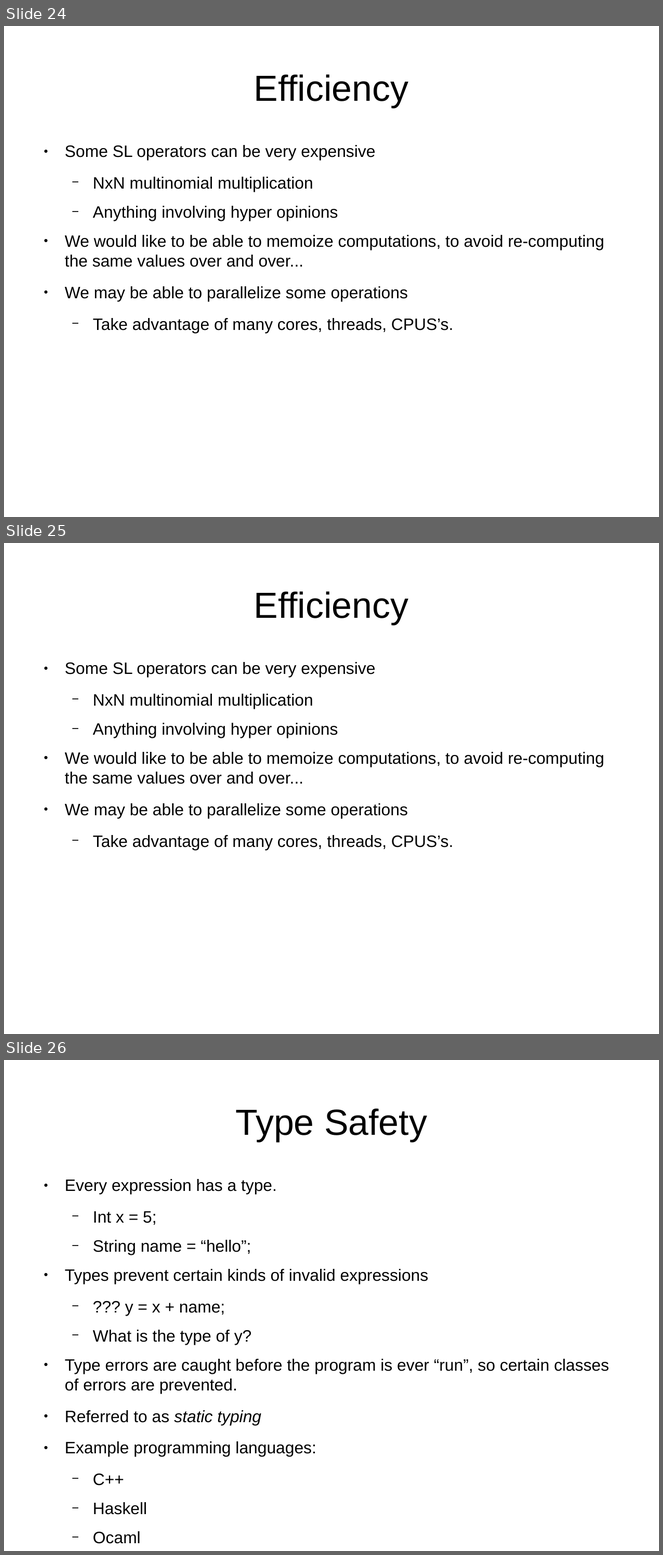
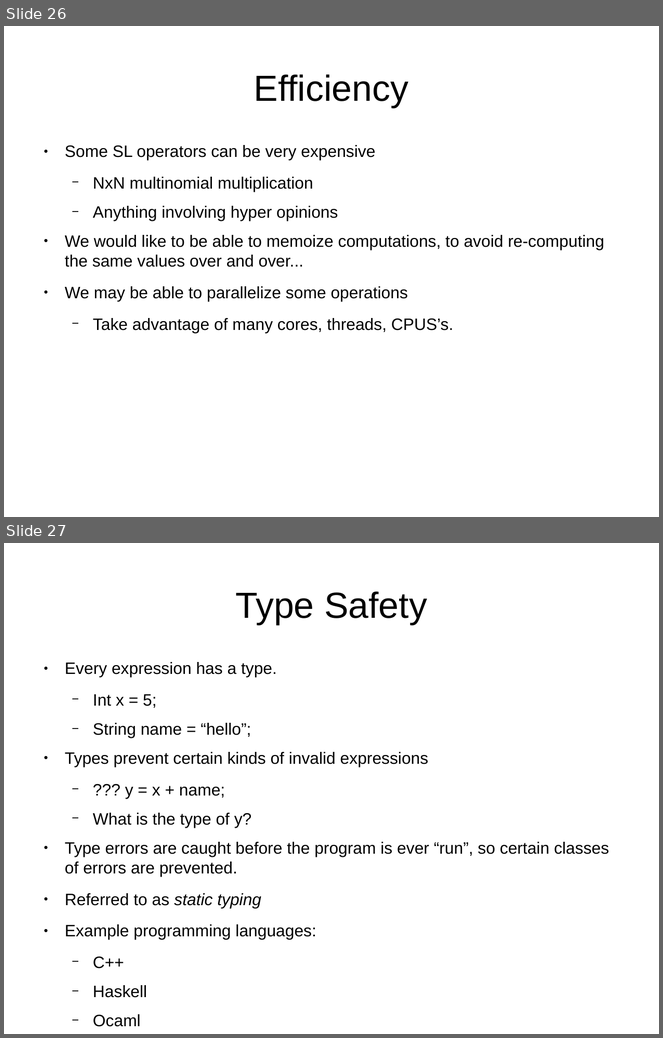
Before and after one commit to bstamour/SLHS, a slide deck: docs/proposal-from-bob.odp. Shown one above the other, each under a label of ours: slides 24, 25 and 26 before the commit, slides 26 and 27 after it. The pictures are 663x1555 and 663x1038 pixels, drawn with LibreOffice and Linux fonts; fonts in the diff are those of the drawing. Boxes give left, top, right and bottom in pixels: in the first picture for what was removed or moved away, otherwise in the second. Text is boxed around its words. In the diff, an @@ line names an element or a change of style, - is before the commit and + after.

```diff
--- a/docs/proposal-from-bob.odp
+++ b/docs/proposal-from-bob.odp
@@ slide 25 removed at (4,543,659,1034), background #FFFFFF @@
@@ title removed at (254,591,409,625) @@
-Efficiency
@@ text removed at (65,662,604,850) @@
-● Some SL operators can be very expensive
-  − NxN multinomial multiplication
-  − Anything involving hyper opinions
-● We would like to be able to memoize computations, to avoid re-computing the same values over and over...
-● We may be able to parallelize some operations
-  − Take advantage of many cores, threads, CPUS’s.
@@ what was slide 24 is now slide 26 @@
@@ what was slide 26 is now slide 27 @@
```
Also in this commit, not shown: 3 slides added, 1 other slide removed.
